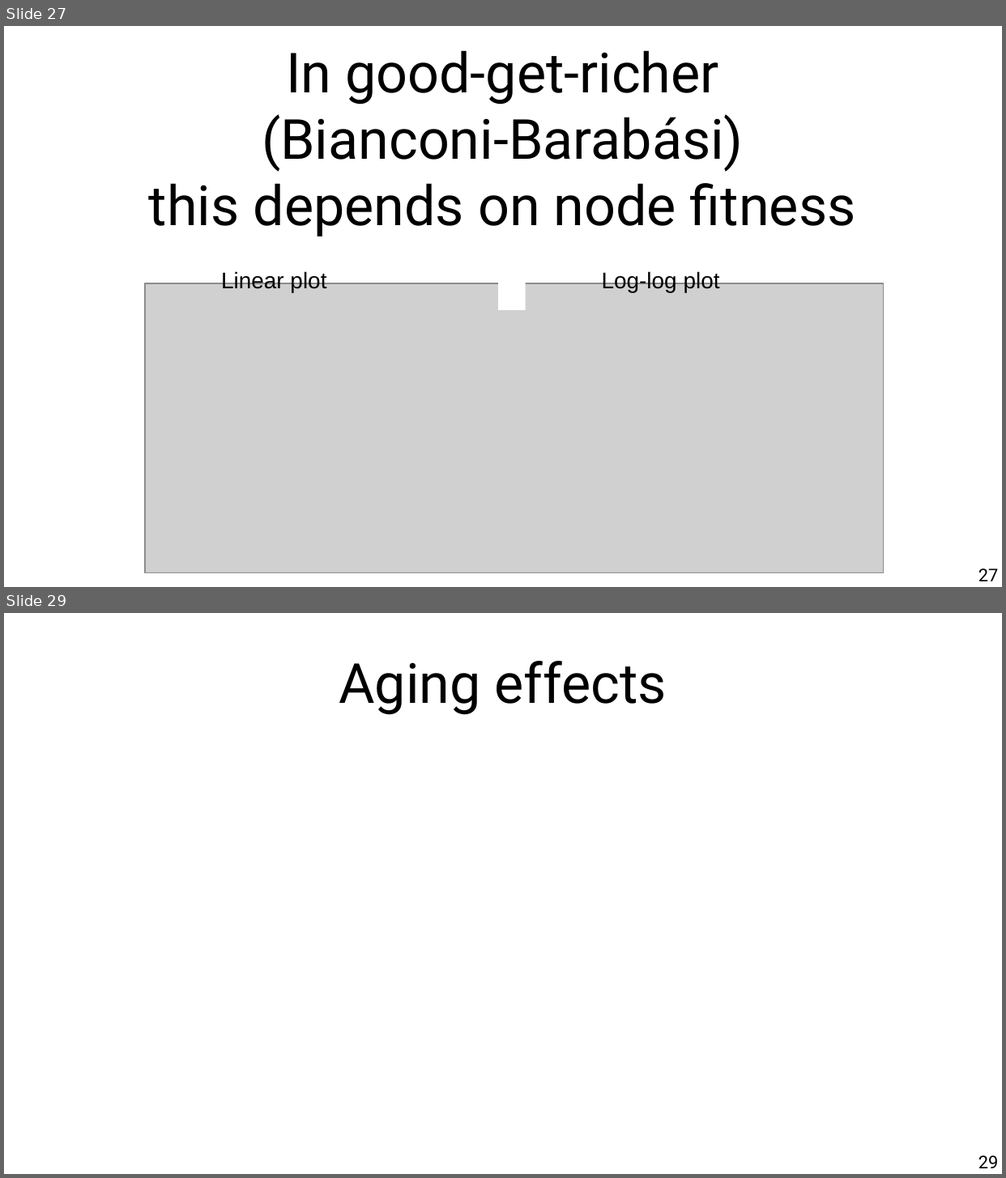
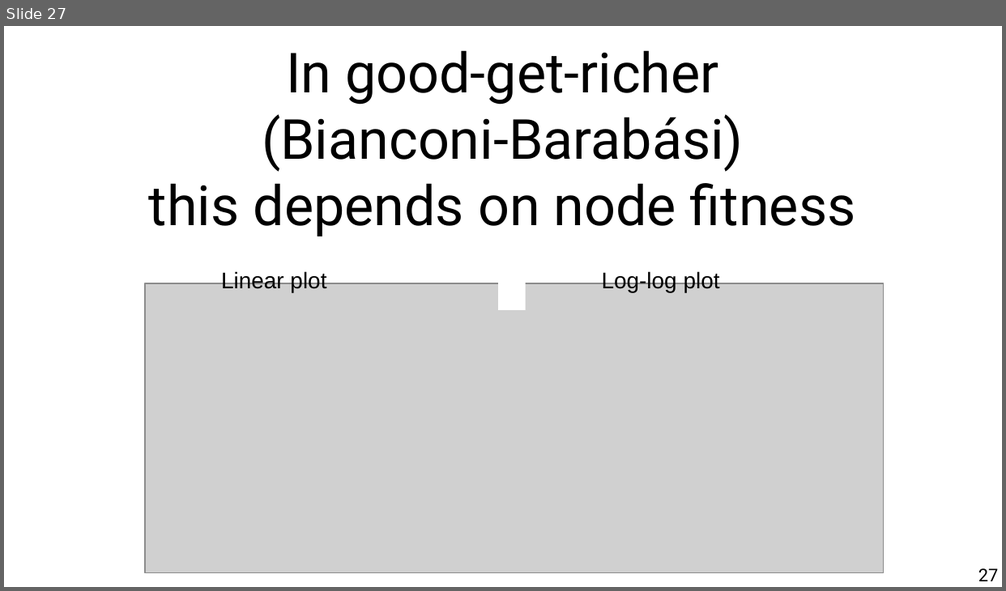
Before and after one commit to chatox/networks-science-course, a slide deck: theory/tt06_other_growth_models.odp. Shown one above the other, each under a label of ours: slides 27 and 29 before the commit, slide 27 after it; the slides between them are not shown. The pictures are 1006x1178 and 1006x591 pixels, drawn with LibreOffice and Linux fonts; fonts in the diff are those of the drawing; grey boxes stand for pictures. Boxes give left, top, right and bottom in pixels: in the first picture for what was removed or moved away, otherwise in the second. Text is boxed around its words. In the diff, an @@ line names an element or a change of style, - is before the commit and + after.

```diff
--- a/theory/tt06_other_growth_models.odp
+++ b/theory/tt06_other_growth_models.odp
@@ slide 29 removed at bbox=[4, 613, 1002, 1174], background #FFFFFF @@
@@ title removed at bbox=[339, 661, 667, 715] @@
-Aging effects
@@ page number removed at bbox=[978, 1156, 998, 1169] @@
-29
```
Also in this commit, not shown: 9 slides changed, 4 slides added, 1 other file.
